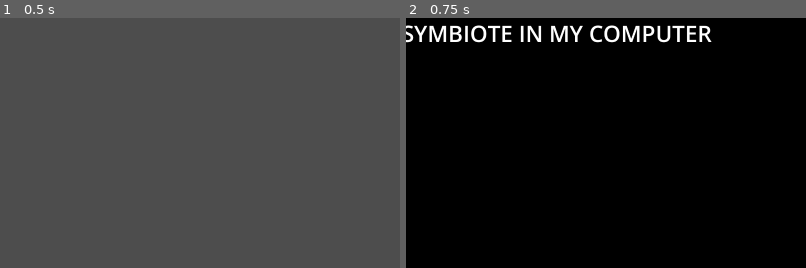
Above: before the commit, frames 1-2 (left to right).
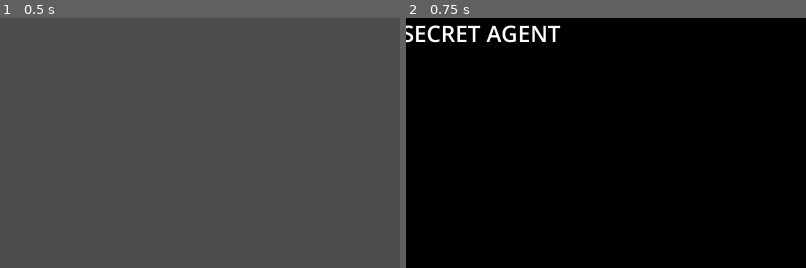
Above: after the commit, the same moments.

Repository: keithfarnham/ShaderMusic
Game: Godot game, scene res://scenes/frontend.tscn
Two runs of this game, one before a commit and one after it. Both use one fixed random seed, a clock stepped at 60 frames per second and the inputs below.
Inputs:
- Up to frame 1 (0.5 s): no input
- Up to frame 2 (0.75 s): click "start" at 0.5 s
The pictures show only the part of the screen within x 16-66%, y 0-50%; the shares and areas given below are measured in that part.

Frame 1 is identical in both runs. In frame 2, 2.7% of the frame differs, in the area x 2-77%, y 2-10%.

Commit message:
secretagent shader+song

Diff:
--- /dev/null
+++ b/scenes/secretagent_scene.tscn
@@ -0,0 +1,61 @@
+[gd_scene load_steps=6 format=3 uid="uid://b1o0ny5o0tj5h"]
+
+[ext_resource type="Script" uid="uid://c2c5uaxcup5rh" path="res://script/main.gd" id="1_8b7di"]
+[ext_resource type="Shader" uid="uid://cshwvwp5ankmy" path="res://shaders/secretagent.gdshader" id="2_8b7di"]
+[ext_resource type="AudioStream" uid="uid://bt2382ot6xdad" path="res://audio/secretagent.wav" id="3_8b7di"]
+
+[sub_resource type="ShaderMaterial" id="ShaderMaterial_2c62f"]
+shader = ExtResource("2_8b7di")
+shader_parameter/planeDist = 5.0
+shader_parameter/furthest = 10.0
+shader_parameter/fadeFrom = 0.1
+shader_parameter/fadeOutMod = 10.0
+shader_parameter/starRadius = 2.0
+shader_parameter/starSides = 10
+shader_parameter/starExternalAngle = 2.83
+shader_parameter/antiAliasBaseValue = 1.5
+shader_parameter/slowVal = 2.4
+shader_parameter/rayDepth = 1.75
+shader_parameter/rayDirMod = Vector3(0, 0, 0)
+shader_parameter/rayOriginMod = Vector3(0, 0, 0)
+shader_parameter/planeZMod = 0.0
+shader_parameter/zoomValue = 1.0
+shader_parameter/pixelCoords_mod = Vector2(0, 0)
+shader_parameter/pathA = Vector2(0, 0)
+shader_parameter/pathB = Vector2(0, 0)
+shader_parameter/paletteColor1 = Vector3(0.025, 0.1, 0.05)
+shader_parameter/paletteColor2 = Vector3(0, 0.005, 0.03)
+shader_parameter/useUV = false
+shader_parameter/freq_data = PackedFloat32Array(0, 0, 0, 0, 0, 0, 0, 0, 0, 0, 0, 0, 0, 0, 0, 0, 0, 0, 0, 0, 0, 0, 0, 0, 0, 0, 0, 0, 0, 0, 0, 0, 0, 0, 0, 0, 0, 0, 0, 0, 0, 0, 0, 0, 0, 0, 0, 0, 0, 0, 0, 0, 0, 0, 0, 0, 0, 0, 0, 0, 0, 0, 0, 0, 0, 0, 0, 0, 0, 0, 0, 0, 0, 0, 0, 0, 0, 0, 0, 0, 0, 0, 0, 0, 0, 0, 0, 0, 0, 0, 0, 0, 0, 0, 0, 0, 0, 0, 0, 0)
+
+[sub_resource type="PlaceholderTexture2D" id="PlaceholderTexture2D_gyfs4"]
+
+[node name="Node2D" type="Node2D"]
+script = ExtResource("1_8b7di")
+
+[node name="shader_sprite" type="Sprite2D" parent="."]
+material = SubResource("ShaderMaterial_2c62f")
+position = Vector2(1920, 1080)
+scale = Vector2(3840, 2160)
+texture = SubResource("PlaceholderTexture2D_gyfs4")
+
+[node name="AudioStreamPlayer" type="AudioStreamPlayer" parent="."]
+stream = ExtResource("3_8b7di")
+
+[node name="Title" type="RichTextLabel" parent="."]
+offset_left = 64.0
+offset_right = 1453.0
+offset_bottom = 149.0
+theme_override_colors/font_shadow_color = Color(0, 0, 0, 1)
+theme_override_constants/shadow_offset_y = 2
+theme_override_constants/shadow_offset_x = 3
+theme_override_font_sizes/normal_font_size = 72
+bbcode_enabled = true
+text = "uhdude - SECRET AGENT"
+
+[node name="AudioStartTimer" type="Timer" parent="."]
+wait_time = 3.0
+one_shot = true
+autostart = true
+
+[connection signal="timeout" from="AudioStartTimer" to="." method="_on_audio_start_timer_timeout"]
--- a/script/button.gd
+++ b/script/button.gd
@@ -8,8 +8,8 @@
 func _process(delta):
 	timeout += delta
 	if timeout > AUTO_START:
-		get_tree().change_scene_to_file("res://scenes/symbioteinmycomputer_scene.tscn")
+		get_tree().change_scene_to_file("res://scenes/secretagent_scene.tscn")
 
 func _on_pressed():
 	print("pressed")
-	get_tree().change_scene_to_file("res://scenes/symbioteinmycomputer_scene.tscn")
+	get_tree().change_scene_to_file("res://scenes/secretagent_scene.tscn")
--- a/script/main.gd
+++ b/script/main.gd
@@ -2,11 +2,11 @@
 
 #spectrum analysis code from https://godotshaders.com/shader/spectrum-analyzer/
 
-const VU_COUNT = 10
-const FREQ_MAX = 20000.0
-const MIN_DB = 120
-const ANIMATION_SPEED = 0.05
-const HEIGHT_SCALE = 300.0
+const VU_COUNT = 20
+const FREQ_MAX = 10000.0
+const MIN_DB = 60
+const ANIMATION_SPEED = 0.1
+const HEIGHT_SCALE = 100.0
 
 @onready var sprite = $shader_sprite
 @onready var audioStream = $AudioStreamPlayer
--- /dev/null
+++ b/shaders/secretagent.gdshader
@@ -0,0 +1,190 @@
+shader_type canvas_item;
+
+//based on shader by mrange https://www.shadertoy.com/view/MfjyWK
+//audio visualization/modulation stuff based on https://godotshaders.com/shader/spectrum-analyzer/
+
+uniform float planeDist = 0.5;
+uniform float furthest = 16.0;
+uniform float fadeFrom = 8.0;
+uniform float fadeOutMod = 0.0;
+uniform float starRadius = 0.5;
+uniform int starSides = 5;
+uniform float starExternalAngle = 2.0;
+uniform float antiAliasBaseValue = 3.0;
+uniform float slowVal = 2.0;
+uniform float rayDepth = 1.75;
+uniform vec3 rayDirMod = vec3(0.0);
+uniform vec3 rayOriginMod = vec3(0.0);
+uniform float planeZMod = 0.0;
+uniform float zoomValue = 1.0;
+uniform vec2 pixelCoords_mod = vec2(0.0);
+uniform vec2 pathA = vec2(0.0);
+uniform vec2 pathB = vec2(0.0);
+uniform vec3 paletteColor1 = vec3(0.0);
+uniform vec3 paletteColor2 = vec3(0.0);
+uniform bool useUV = true;
+const int VU_COUNT = 20;
+uniform float[VU_COUNT] freq_data;
+
+const vec4 UP_VECTOR = vec4(0.0, 1.0, 2.0, 3.0);
+const float songDuration = 118.0; //110sec song duration + 3sec delay + 5 sec on frontend
+const float songFadeOutStart = 116.0; //108sec fade start + 3sec delay + 5 sec on frontend
+
+vec3 offset(float zPos) {
+    return vec3(pathB * sin(pathA * zPos), zPos);
+}
+
+vec3 doffset(float zPos) {
+    return vec3(pathA * pathB * cos(pathA * zPos), 1.0);
+}
+
+vec3 ddoffset(float zPos) {
+    return vec3(-pathA * pathA * pathB * sin(pathA * zPos), 0.0);
+}
+
+vec4 alphaBlend(vec4 back, vec4 front) {
+    // Based on: https://en.wikipedia.org/wiki/Alpha_compositing
+    float w = front.w + back.w * (1.0 - front.w);
+    vec3 xyz = (front.xyz * front.w + back.xyz * back.w * (1.0 - front.w)) / w;
+    return w > 0.0 ? vec4(xyz, w) : vec4(0.0);
+}
+
+vec3 palette(float n) {
+    float t = 0.5 + 0.5 * sin(n);
+    return mix(paletteColor1, paletteColor2, t);
+}
+
+// from Inigo Quilez: https://iquilezles.org/articles/distfunctions2d/
+float sdStar( vec2 p, float r, int n, float m)
+{
+    // next 4 lines can be precomputed for a given shape
+    float an = 3.141593/float(n);
+    float en = 3.141593/m;  // m is between 2 and n
+    vec2  acs = vec2(cos(an),sin(an));
+    vec2  ecs = vec2(cos(en),sin(en)); // ecs=vec2(0,1) for regular polygon
+
+    float bn = mod(atan(p.x,p.y),2.0*an) - an;
+    p = length(p)*vec2(cos(bn),abs(sin(bn)));
+    p -= r*acs;
+    p += ecs*clamp( -dot(p,ecs), 0.0, r*acs.y/ecs.y);
+    return length(p)*sign(p.x);
+}
+
+
+vec4 plane(vec3 planePosition, vec3 normalizedPlanePosition, float planeDistance, vec3 centralPlanePosition, vec3 offsetPosition, float planeIndex, float fft) {
+    if (fft <= 0.0)
+    {
+        // if there's no audio playing return black for color, shader will start up when audio starts
+        return vec4(0.0, 0.0, 0.0, 1.0);
+    }
+
+    float antiAliasingFactor = (antiAliasBaseValue * planeDistance * distance(planePosition.xy, normalizedPlanePosition.xy));
+    vec4 colorOutput = vec4(0.0);
+    vec2 adjustedPlanePosition = planePosition.xy;
+
+    float t = 0.5 + 0.5 * sin(planeIndex);
+    int sides = int(round(mix(4.0, 12.0, t)));
+
+    float starDist = sdStar(adjustedPlanePosition, starRadius, sides, clamp(starExternalAngle,  1.01, float(sides)));
+
+    float grad = clamp(0.2 + 0.8 * (adjustedPlanePosition.y + 1.0) * 0.5, 0.0, 1.0);
+    float c = cos(TIME);
+    float s = sin(TIME);
+    vec3 insideColor = mix(vec3(0.2, 0.0, 0.0 + c), vec3(1.0 - s, 0.2 + c, 0.2), grad);
+    vec3 outsideColor = palette(planeIndex + 2.0 + fft) * 1.5;
+    colorOutput.xyz = (starDist > 0.0) ? outsideColor : insideColor + fft;
+    colorOutput.w = starDist > 0.0 ? 1.0 - smoothstep(-antiAliasingFactor, antiAliasingFactor, starDist) : 0.05;
+    return colorOutput;
+}
+
+vec4 color(vec3 forwardVector, vec3 rightVector, vec3 upVector, vec3 rayOrigin, vec2 pixelCoord, vec2 screenSize, vec2 uv) {
+    float pixelLength = length(pixelCoord);
+    vec2 nextPixelCoord = pixelCoord + 1.0 / screenSize;
+
+    vec3 rayDir = normalize(pixelCoord.x * rightVector + pixelCoord.y * upVector + rayDepth * forwardVector);
+    rayDir.x += 0.5 * sin(TIME);
+    rayDir.y += 0.1 * sin(TIME);
+    rayDir += rayDirMod;
+    vec3 nextRayDir = normalize(nextPixelCoord.x * rightVector + nextPixelCoord.y * upVector + rayDepth * forwardVector);
+    float planeIndex = floor(rayOrigin.z / planeDist);
+
+    vec4 accumulatedColor = vec4(0.0);
+
+    float freqMod = uv.x;
+    float wave = 0.03 * sin(10.0 * uv.y + TIME / 2.0 + uv.x * 5.0);
+    float wavy_x = clamp(uv.x + wave, 0.0, 1.0);
+    int bandIdx = int(floor(wavy_x * float(VU_COUNT)));
+    float fft = freq_data[clamp(bandIdx, 0, VU_COUNT - 1)];
+
+    vec3 currentRayOrigin = rayOrigin;
+    currentRayOrigin += rayOriginMod;
+    float accumulatedPlaneDist = 0.0;
+
+    for (float planeStep = 1.0; planeStep <= furthest; ++planeStep) {
+        if (accumulatedColor.w > 0.95) {
+            break;
+        }
+        float planeZ = planeDist * planeIndex + planeDist * planeStep;
+        planeZ += planeZMod;
+        float linearPlaneDist = (planeZ - currentRayOrigin.z) / rayDir.z;
+        float nextPlaneDist = (planeZ - currentRayOrigin.z) / nextRayDir.z;
+        float centralPlaneDist = (planeZ - currentRayOrigin.z) / forwardVector.z;
+
+        {
+            vec3 planeIntersection = currentRayOrigin + rayDir * linearPlaneDist;
+            vec3 nextPlaneIntersection = currentRayOrigin + nextRayDir * nextPlaneDist;
+            vec3 centralPlaneIntersection = currentRayOrigin + forwardVector * centralPlaneDist;
+
+            accumulatedPlaneDist += linearPlaneDist;
+
+            vec3 offsetPosition = offset(planeIntersection.z);
+
+            float depthDifference = planeIntersection.z - rayOrigin.z;
+            float fadeInFactor = smoothstep(planeDist * furthest, planeDist * fadeFrom, depthDifference);
+            float fadeOutFactor = smoothstep(0.0, planeDist * 0.1, depthDifference);
+
+            vec4 planeColor = plane(planeIntersection, nextPlaneIntersection, accumulatedPlaneDist, centralPlaneIntersection, offsetPosition, planeIndex + planeStep, fft);
+
+            planeColor.w *= fadeOutFactor;
+
+            accumulatedColor = alphaBlend(planeColor, accumulatedColor);
+            currentRayOrigin = planeIntersection;
+        }
+    }
+
+    return accumulatedColor;
+}
+
+void fragment() {
+    vec2 screenSize = 1.0 / SCREEN_PIXEL_SIZE;
+    vec2 normalizedCoords = FRAGCOORD.xy / screenSize;
+    normalizedCoords -= 0.5;
+    normalizedCoords *= screenSize / 100.0;
+    normalizedCoords *= zoomValue;
+    normalizedCoords += pixelCoords_mod;
+
+    float timeOffset = planeDist * TIME / slowVal;
+
+    vec3 rayOrigin = offset(timeOffset);
+    vec3 rayOriginDerivative = doffset(timeOffset);
+    vec3 rayOriginSecondDerivative = ddoffset(timeOffset);
+
+    vec3 forward = normalize(rayOriginDerivative);
+    vec3 right = normalize(cross(UP_VECTOR.xyx + rayOriginSecondDerivative, forward));
+    vec3 up = -cross(forward, right);
+
+    vec4 finalColor = color(forward, right, up, rayOrigin, normalizedCoords, screenSize, FRAGCOORD.xy / screenSize);
+
+    finalColor *= 1.5;
+
+    //fade out at the end of the song
+    if (TIME >= songFadeOutStart && songFadeOutStart <= songDuration)
+    {
+        float fadeDuration = songDuration - songFadeOutStart;
+        float fadeProgress = clamp((TIME - songFadeOutStart) / fadeDuration, 0.0, 1.0);
+        finalColor *= 1.0 - fadeProgress; // Fade out the color
+    }
+
+    finalColor = sqrt(finalColor);
+    COLOR = finalColor;
+}
Not shown, added: audio/secretagent.wav.import
Not shown, added: shaders/secretagent.gdshader.uid
